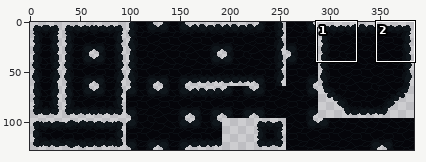
Edited in one commit: sprite sheet (Jubiscleia/assets/Tileset/cavern_background_tileset.png). The picture above shows the old version from afar; the outline marks the close-up.
Close-up. Before the edit:
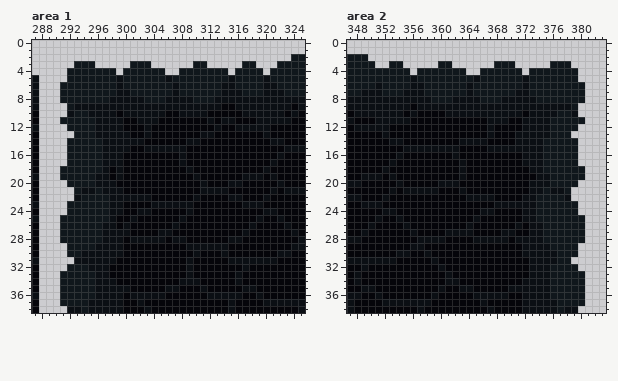
The file is 384x128 pixels. Colours within 5 levels of each other are drawn and written as one. Shown: area 1: x 287..325, y 0..38; area 2: x 347..383, y 0..38.
And afterwards:
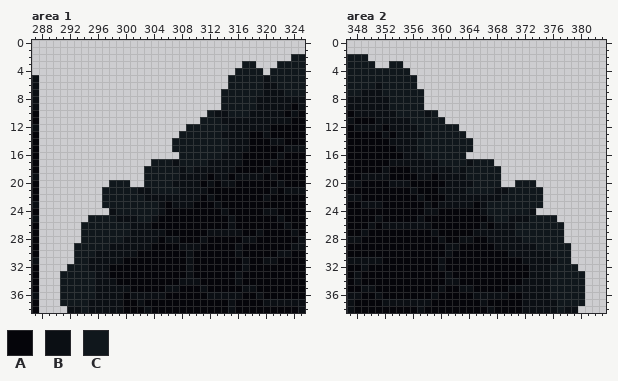
Palette (. is transparent): A #05050a  B #0b0f14  C #10171c
Difference:
Area 1:
y 3: x 293..295 CCC -> ...; x 301..303 CCC -> ...; x 310..311 CC -> ..
y 4: x 292..298 CCCCCCC -> .......; x 300..305 CCCCCC -> ......; x 308..314 CCCCCCC -> .......
y 5: x 292..315 CCCCCCCBCCCCCCBCCCCCCCCB -> .......................C
y 6: x 291..315 CCCCCCCCBCCCCCCCBCCCCCCBB -> ........................C
y 7: x 291..316 CCCCCCCCBBCCCCCCBCCCCCCBBB -> .......................CCC
y 8: x 291..318 CCCCCCCBBBBBCCCBBBBCCCBBBBBB -> .......................CCCCC
y 9: x 292..318 CBBBBBBBBBBBBBBBBBBBBBAABBB -> ......................CCCCC
y 10: x 292..317 BCCBBBBABBBBBBAABBBBAAAAAB -> ....................CBBCCC
y 11: x 291..313 CCCCCBBBBAABBBAAAAAAABA -> ....................CCC; x 316..318 AAA -> BBB
y 12: x 292..315 CCCCBBBBAAABAAAAAAAAABAA -> .................CCCCCCB
y 13: x 293..317 CCCBBBBBAABAAAAAAABBAAAAA -> ...............CCCCCCBBBB
y 14: x 292..317 CCCCCBBBBBBAAAAAABBAAAAAAA -> ...............CCCCCCCCBBB
y 15: x 292..317 CCCCCBBBBAABBBBBBAAAAAAAAA -> ...............CCCCCCCCBBB
y 16: x 292..316 CCCCCBBBAAAAAAAABAAAAAAAA -> ................CCCCCCBBB
y 17: x 292..316 CCCCCBBBAAAAAAAABAAAAAAAA -> ............CCCBCCCCBBBBB
y 18: x 291..315 CCCCCCBABAAAAAAAAABAAAAAA -> ............CCCCCBCBBBBBB
y 19: x 291..309 CCCCCBBABAAAAAAAAAA -> ............CCCCCBB; x 311 A -> B; x 313..314 AA -> BB; x 316 A -> B
y 20: x 292..312 CCCCBBBAAAAAAAAAAAABA -> ......CCC..CCCCBBBBAB; x 314 A -> B; x 316 B -> A
y 21: x 293..310 CBBCBBBAAAAAAAAAAA -> ....CCCCCBBCCCCBBB; x 312..314 BBB -> AAA
y 22: x 293..296 BCCC -> ....; x 298..302 BBBBB -> CCCCC; x 304..309 AAAAAA -> BBBBBB; x 312 A -> B; x 315..316 BB -> AA
y 23: x 292..296 CCCCC -> .....; x 298..304 BBAAAAB -> CCCCCCC; x 306 B -> A; x 313 A -> B; x 317..319 BBB -> AAA
y 24: x 292..297 CCCCCC -> ......; x 299..305 BAABBAA -> CCCCCCB; x 309 B -> A; x 314 A -> B
y 25: x 291..294 CCCC -> ....; x 298..300 BAA -> CBB; x 302..304 AAA -> CCB; x 308 B -> A; x 315 A -> B; x 319 B -> A
y 26: x 291..293 CCC -> ...; x 297..303 BBABAAA -> CCCCBBB; x 307 B -> A; x 315 A -> B; x 318 B -> A
y 27: x 291..293 CCC -> ...; x 297..304 BBBBAAAA -> CCCCBBBB; x 306 B -> A; x 312..317 AAAAAB -> BBBBBA; x 319 A -> B
y 28: x 291..293 CCC -> ...; x 297..300 BBBA -> CCCB; x 305..306 BA -> AB; x 308 B -> A; x 311 A -> B; x 315..318 BBAA -> AABB
y 29: x 292 C -> .; x 296..297 BB -> CC; x 300..303 AAAA -> BBBB; x 308 A -> B; x 311..314 BBBB -> AAAA; x 316 A -> B
y 30: x 292 C -> .; x 294..295 BB -> CC; x 300..301 AA -> BB; x 309..310 AB -> BA; x 314 B -> A; x 316 A -> B
y 31: x 293..294 BB -> CC; x 299 A -> B; x 315..316 BB -> AA; x 318..319 BB -> AA
Area 2:
y 3: x 360..361 CC -> ..; x 368..370 CCC -> ...; x 376..378 CCC -> ...
y 4: x 357..363 CCCCCCC -> .......; x 366..371 CCCCCC -> ......; x 373..379 CCCCCCC -> .......
y 5: x 356..379 BCCCCCCCCBCCCCCCBCCCCCCC -> C.......................
y 6: x 356..380 BBCCCCCCBCCCCCCCBCCCCCCCC -> C........................
y 7: x 355..380 BBBCCCCCCBCCCCCCBBCCCCCCCC -> CCC.......................
y 8: x 353..380 BBBBBBCCCBBBBCCCBBBBBCCCCCCC -> CCCCC.......................
y 9: x 353..379 BBBABBBBBBBBBBBBBBBBBBBBBBC -> CCCCC......................
y 10: x 354..379 BABAAAABBBBBBBBBBBABBBBCCB -> CCCCBC....................
y 11: x 356..380 AAAAAAAAAAABBBAABBBBCCCCC -> CCCCC....................
y 12: x 352..379 BAAAAAAAAAAAAAABAAAABBBBCCCC -> ABBBBCCCCCC.................
y 13: x 354..378 AAAAAAAAAAAAABAAABBBBBCCC -> BBBBCCCCCC...............
y 14: x 355..379 AAAAAAAABBBBAAAABBBBCCCCC -> BBCCCCCCCC...............
y 15: x 354 A -> B; x 357..379 BBBBBBAAAABBBBBBBBCCCCC -> CCCCCCCC...............
y 16: x 354..379 BAAAAAAABAAAAAAAAABBBCCCCC -> ABBBCCCCCC................
y 17: x 354..379 AAAAAAAAABAAAAAAAABBBCCCCC -> BBBBBBCCCCBCCC............
y 18: x 356..362 AAAAAAA -> BBBBBBC; x 364..380 AAAAAAAAABBCCCCCC -> CCCCC............
y 19: x 352..353 AB -> BA; x 357..358 AA -> BB; x 360..362 AAA -> BBB; x 364..380 AAAAAAAAAABBCCCCC -> CCCCC............
y 20: x 353 A -> B; x 355 A -> B; x 360 B -> A; x 363..379 AAAAAAAAAABBBCCCC -> BBCCCC..CCC......
y 21: x 353 B -> A; x 355 B -> A; x 357..362 BBBAAA -> AAABBB; x 364..378 AAAAAAAAABBCBBC -> CCCCBBCCCCC....
y 22: x 352 B -> A; x 357 A -> B; x 361..363 AAA -> BBB; x 368..373 AAAABB -> BCCCCC; x 375..378 CCCB -> ....
y 23: x 358 A -> B; x 360..364 AAAAA -> BBBBB; x 366..373 AABBBBBB -> BCCCCCCC; x 375..379 CCCCC -> .....
y 24: x 352..353 BB -> AA; x 358..359 AA -> BB; x 367..372 BAAAAB -> CCCCCC; x 374..379 CCCCCC -> ......
y 25: x 354 B -> A; x 357 A -> B; x 365 B -> A; x 367..371 AAAAA -> BCCBB; x 373 B -> C; x 377..380 CCCC -> ....
y 26: x 352..354 AAA -> BBB; x 356..358 AAA -> BBB; x 364 B -> A; x 366 A -> B; x 368..374 AAABABB -> BBBCCCC; x 378..380 CCC -> ...
y 27: x 356 B -> A; x 359 A -> B; x 361..368 BBBBAAAA -> AAAABBBB; x 371..374 AABB -> CCCC; x 378..380 CCC -> ...
y 28: x 357..359 BBB -> AAA; x 363..366 AABB -> BBAA; x 370 A -> B; x 372..374 BBB -> CCC; x 378..380 CCC -> ...
y 29: x 356..357 BB -> AA; x 361..362 AA -> BB; x 368..371 AAAA -> BBBB; x 374..375 BB -> CC; x 379 C -> .
y 30: x 354..355 BB -> AA; x 358 B -> A; x 361 A -> B; x 370..371 AA -> BB; x 376 B -> C; x 379 C -> .
y 31: x 352..353 BB -> AA; x 359..360 BA -> AB; x 372 A -> B
